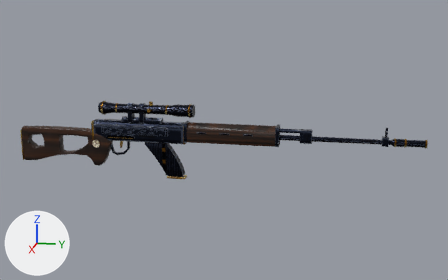
What one commit did to the Blender file assets/models/gun/sniper_marksman_base.blend.
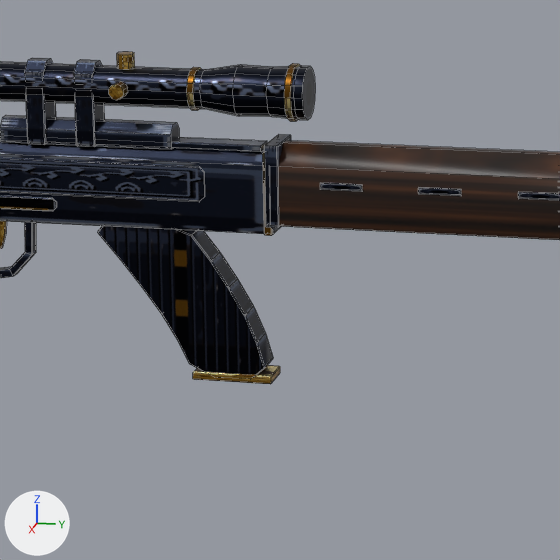
The first picture shows the older version from a 50 mm lens placed at (1.769, 0.769, 0.479), pointed at (-0.008, 0.413, 0.034). The close-ups show the older and then the newer version on the part from 27% to 56% of the width and 32% to 79% of the height of that picture. Only the edits that show in the close-ups are written down. Every picture has the same lights, and +X, +Y and +Z are marked at lower left. The close-ups show mesh edges as thin lines.

In view in the first close-up: 'furniture', 'magazine', 'receiver'.
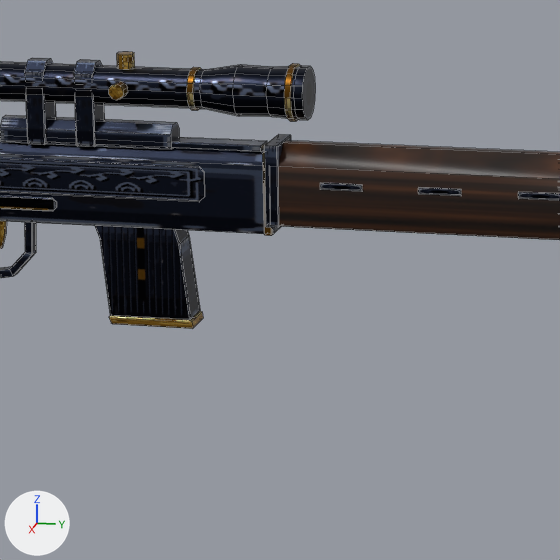
Location of each change, [x1, y1, x2, y2] in pixels of the close-ups (560 x 560 px):
'magazine', reshaped (40% narrower, 34% shorter)
    before: [98, 226, 280, 384]
    after: [95, 225, 203, 329]
part 1 of me_magazine, rebuilt (40% narrower, 36% shorter)
    before: [98, 226, 273, 375]
    after: [95, 225, 200, 320]
part 2 of me_magazine, added (brown)
    after: [109, 311, 203, 329]
part 3 of me_magazine, deleted (brown)
    before: [193, 365, 280, 384]

What the commit changed:
me_magazine is used by ob_magazine; parent ob_mag_well; location (0.0, 0.0, 0.0).
me_magazine had 84 vertices, 70 faces and spanned x -0.0132..0.0132, y -0.0268..0.1, z -0.11..0.006.
me_magazine now has 48 vertices, 46 faces and spans x -0.0132..0.0132, y -0.0308..0.0429, z -0.072..0.006.
me_magazine part 1: the loose piece of 68 vertices spanning x -0.0125..0.0125, y -0.0268..0.0951, z -0.108..0.006 is rebuilt with 32 vertices and now spans x -0.0125..0.0125, y -0.0308..0.0409, z -0.066..0.006.
me_magazine part 2: a new loose piece of 16 vertices spanning x -0.0132..0.0132, y -0.0198..0.0429, z -0.072..-0.066, in mat_sniper_marksman_base (picture img_sniper_marksman_base_albedo_png).
me_magazine part 3: the loose piece of 16 vertices spanning x -0.0132..0.0132, y 0.042..0.1, z -0.11..-0.104 is deleted.
